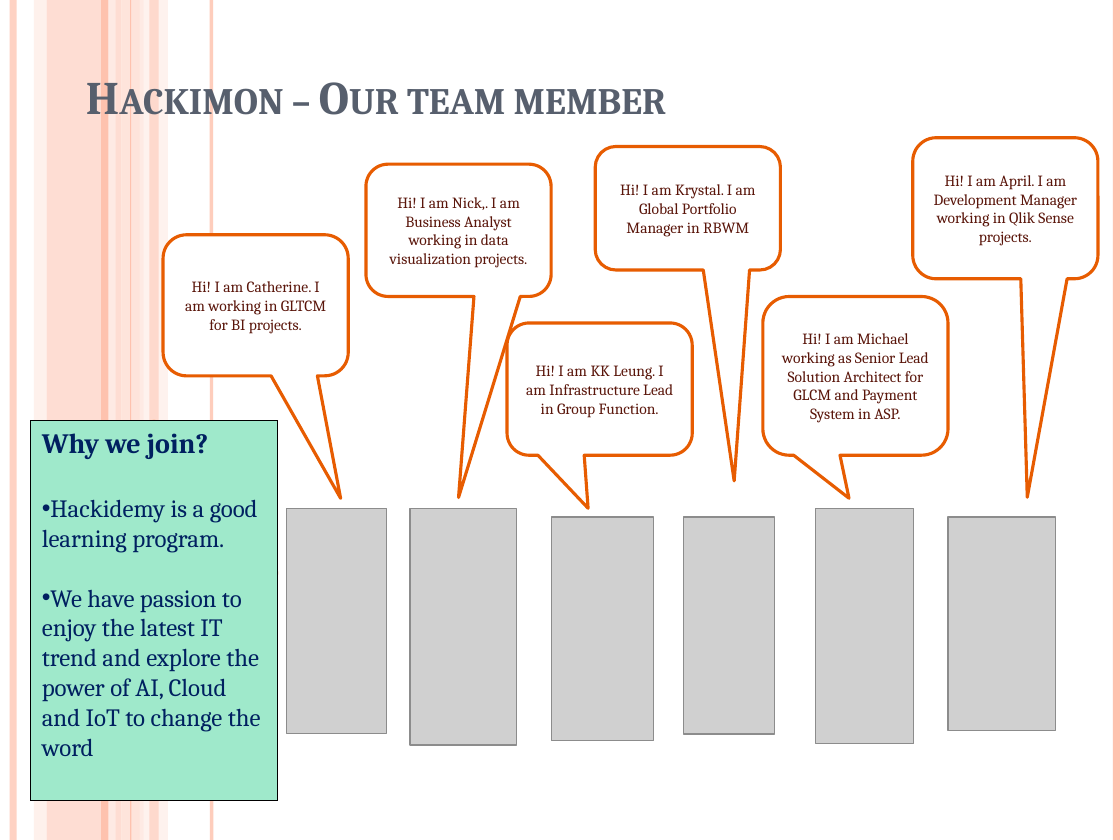
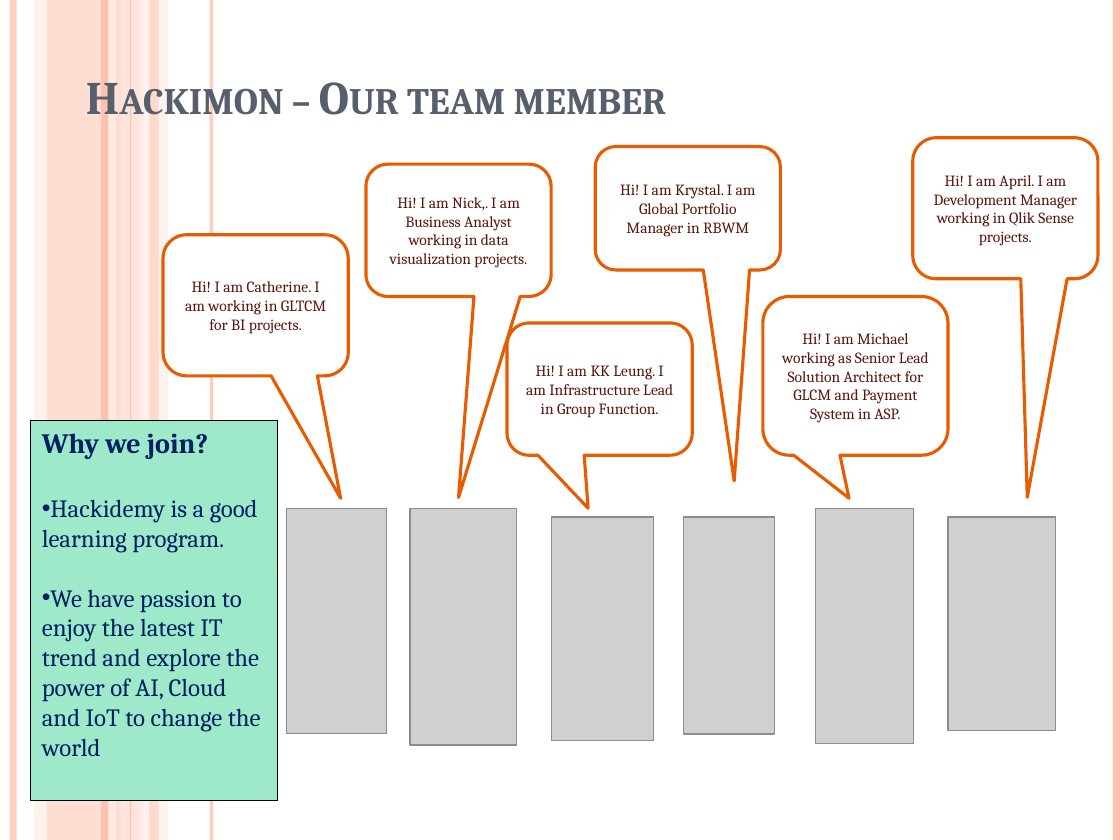
Before and after one commit to hackimon/snackbar, a slide deck: slide 1 of Hackimon – Our team member2.pptx. Drawn at 1120x840 pixels with LibreOffice and Linux fonts; fonts in the diff are those of the drawing; grey boxes stand for pictures. Boxes give left, top, right and bottom in pixels: in the first picture for what was removed or moved away, otherwise in the second. Text is boxed around its words. In the diff, an @@ line names an element or a change of style, - is before the commit and + after.

```diff
--- a/Hackimon – Our team member2.pptx
+++ b/Hackimon – Our team member2.pptx
@@ text in rectangle at bbox=[42, 590, 261, 756]: text changed @@
-• We have passion to enjoy the latest IT trend and explore the power of AI, Cloud and IoT to change the word
+• We have passion to enjoy the latest IT trend and explore the power of AI, Cloud and IoT to change the world
```
